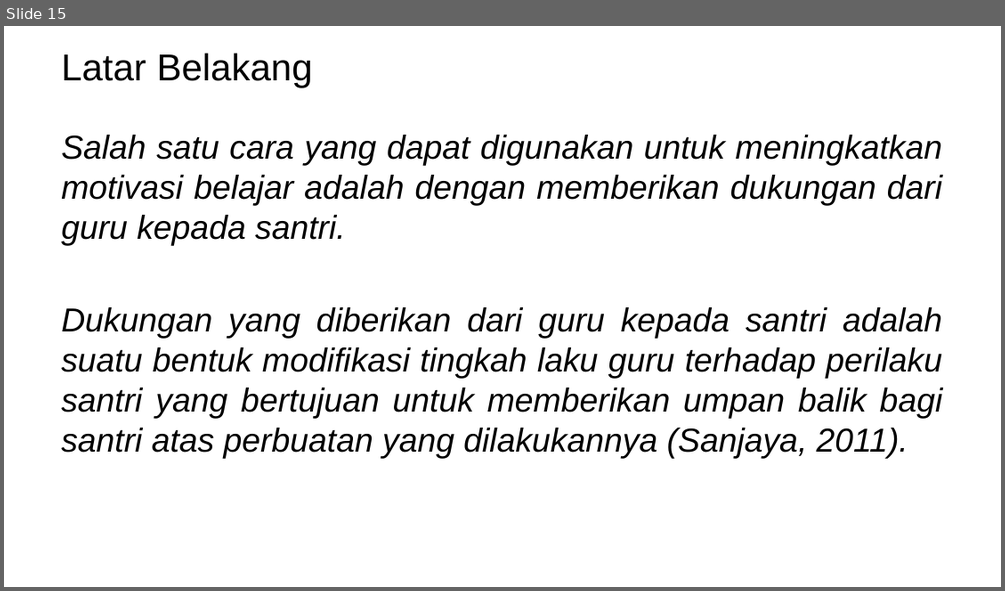
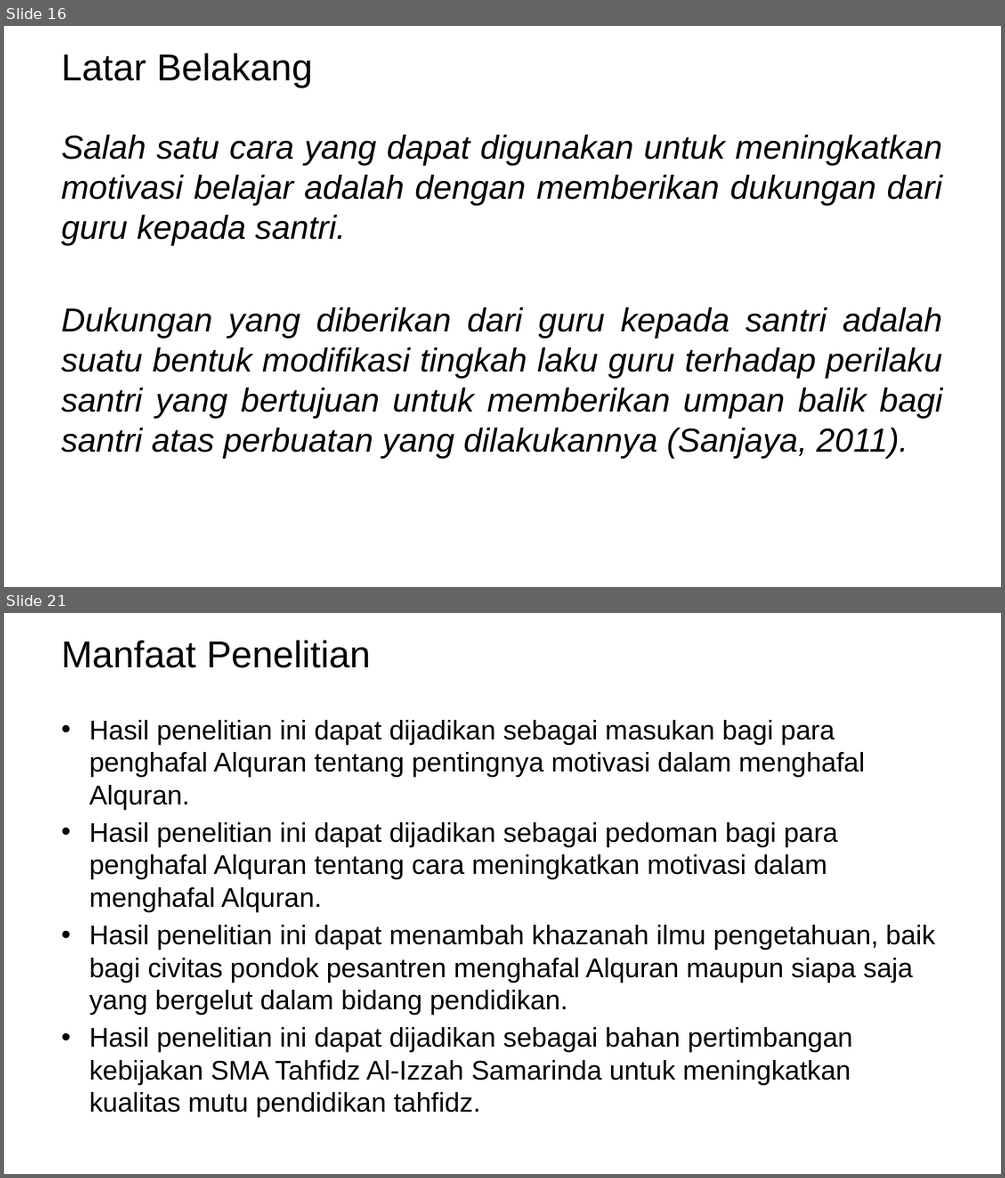
Before and after one commit to mzaini30/skripsi, a slide deck: seminar proposal.pptx. Shown one above the other, each under a label of ours: slide 15 before the commit, slides 16 and 21 after it; the slides between them are not shown. The pictures are 1005x591 and 1005x1178 pixels, drawn with LibreOffice and Linux fonts; fonts in the diff are those of the drawing; background and template pictures are left out. Boxes give left, top, right and bottom in pixels: in the first picture for what was removed or moved away, otherwise in the second. Text is boxed around its words. In the diff, an @@ line names an element or a change of style, - is before the commit and + after.

Commit message:
oke

```diff
--- a/seminar proposal.pptx
+++ b/seminar proposal.pptx
@@ slide 21 added at box(4, 613, 1001, 1174), background picture (left out) @@
@@ title added at box(61, 640, 371, 668), 36 pt, text #000000 @@
+Manfaat Penelitian
@@ text added at box(89, 720, 936, 1117), 26 pt, text #000000 @@
+• Hasil penelitian ini dapat dijadikan sebagai masukan bagi para penghafal Alquran tentang pentingnya motivasi dalam menghafal Alquran.
+• Hasil penelitian ini dapat dijadikan sebagai pedoman bagi para penghafal Alquran tentang cara meningkatkan motivasi dalam menghafal Alquran.
+• Hasil penelitian ini dapat menambah khazanah ilmu pengetahuan, baik bagi civitas pondok pesantren menghafal Alquran maupun siapa saja yang bergelut dalam bidang pendidikan.
+• Hasil penelitian ini dapat dijadikan sebagai bahan pertimbangan kebijakan SMA Tahfidz Al-Izzah Samarinda untuk meningkatkan kualitas mutu pendidikan tahfidz.
@@ what was slide 15 is now slide 16 @@
```
Also in this commit, not shown: 1 slide changed, 5 other slides added.
